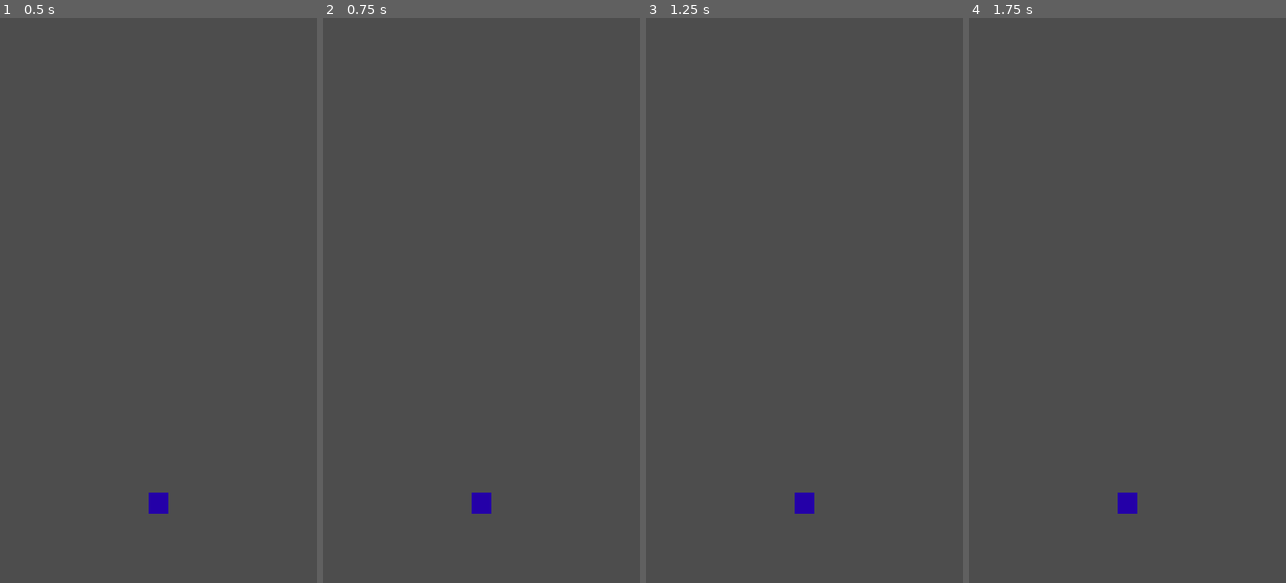
Above: before the commit, frames 1-4 (left to right).
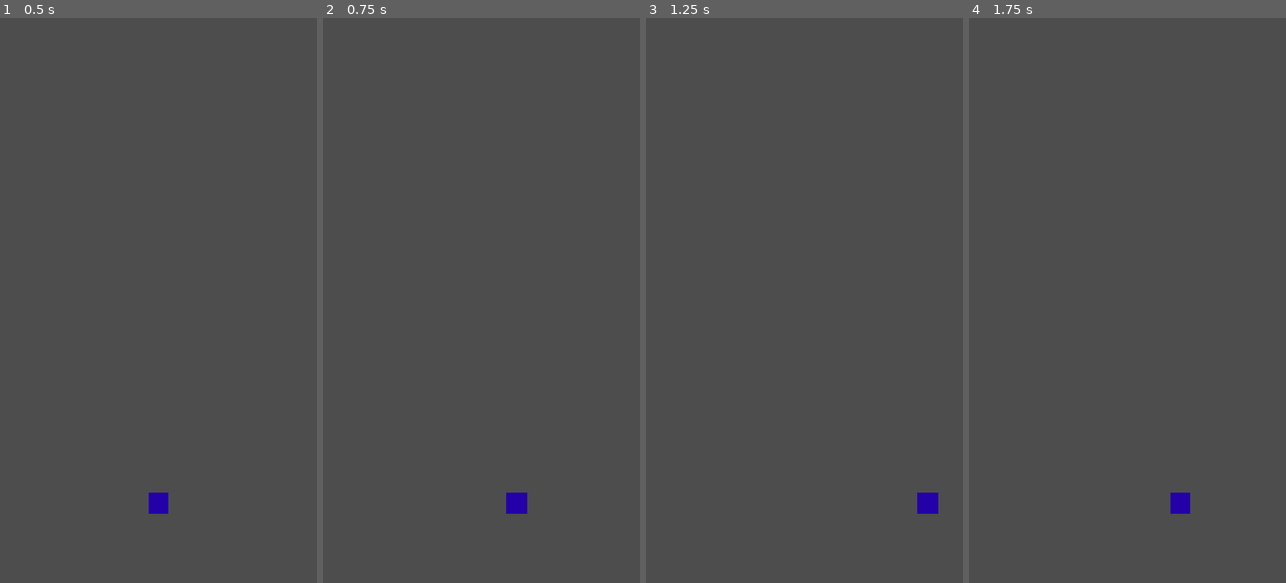
Above: after the commit, the same moments.

Repository: Amaan9136/dodge-game
Game: Godot game, scene res://main.tscn
Two runs of this game, one before a commit and one after it. Both use one fixed random seed, a clock stepped at 60 frames per second and the inputs below.
Inputs:
- Up to frame 1 (0.5 s): no input
- Up to frame 2 (0.75 s): tap Enter at 0.5 s; hold Right (move_right, bound only after the commit) from 0.53 s (still down)
- Up to frame 3 (1.25 s): keep holding Right (move_right, bound only after the commit)
- Up to frame 4 (1.75 s): release Right (move_right, bound only after the commit) at 1.28 s; hold Left (move_left, bound only after the commit) from 1.28 s (still down)

Frame 1 is identical in both runs. In frame 2, 0.5% of the frame differs, in the area x 46-65%, y 84-88%; in frame 3, 0.5%; in frame 4, 0.5%.

Commit message:
feat: add player movement with screen boundaries

Diff:
--- /dev/null
+++ b/dodge-game/player/player.gd
@@ -0,0 +1,14 @@
+extends CharacterBody2D
+
+@export var speed: float = 400.0
+
+func _physics_process(delta: float) -> void:
+	var direction := Input.get_axis("move_left", "move_right")
+	velocity.x = direction * speed
+	move_and_slide()
+	_clamp_to_screen()
+
+func _clamp_to_screen() -> void:
+	var half_width: float = 24.0
+	var screen_width: float = get_viewport_rect().size.x
+	position.x = clamp(position.x, half_width, screen_width - half_width)
--- a/dodge-game/player/player.tscn
+++ b/dodge-game/player/player.tscn
@@ -1,9 +1,12 @@
 [gd_scene format=3 uid="uid://b0xy5g5aeqfa4"]
+
+[ext_resource type="Script" uid="uid://c0sx7firq2h5" path="res://player/player.gd" id="1_oul6g"]
 
 [sub_resource type="RectangleShape2D" id="RectangleShape2D_7dm0k"]
 size = Vector2(48, 48)
 
 [node name="Player" type="CharacterBody2D" unique_id=1034703582]
+script = ExtResource("1_oul6g")
 
 [node name="Visual" type="ColorRect" parent="." unique_id=1527552473]
 offset_left = -24.0
--- a/dodge-game/project.godot
+++ b/dodge-game/project.godot
@@ -24,6 +24,21 @@
 window/stretch/mode="canvas_items"
 window/handheld/orientation=1
 
+[input]
+
+move_left={
+"deadzone": 0.2,
+"events": [Object(InputEventKey,"resource_local_to_scene":false,"resource_name":"","device":-1,"window_id":0,"alt_pressed":false,"shift_pressed":false,"ctrl_pressed":false,"meta_pressed":false,"pressed":false,"keycode":0,"physical_keycode":4194319,"key_label":0,"unicode":0,"location":0,"echo":false,"script":null)
+, Object(InputEventKey,"resource_local_to_scene":false,"resource_name":"","device":-1,"window_id":0,"alt_pressed":false,"shift_pressed":false,"ctrl_pressed":false,"meta_pressed":false,"pressed":false,"keycode":0,"physical_keycode":65,"key_label":0,"unicode":97,"location":0,"echo":false,"script":null)
+]
+}
+move_right={
+"deadzone": 0.2,
+"events": [Object(InputEventKey,"resource_local_to_scene":false,"resource_name":"","device":-1,"window_id":0,"alt_pressed":false,"shift_pressed":false,"ctrl_pressed":false,"meta_pressed":false,"pressed":false,"keycode":0,"physical_keycode":4194321,"key_label":0,"unicode":0,"location":0,"echo":false,"script":null)
+, Object(InputEventKey,"resource_local_to_scene":false,"resource_name":"","device":-1,"window_id":0,"alt_pressed":false,"shift_pressed":false,"ctrl_pressed":false,"meta_pressed":false,"pressed":false,"keycode":0,"physical_keycode":68,"key_label":0,"unicode":100,"location":0,"echo":false,"script":null)
+]
+}
+
 [physics]
 
 3d/physics_engine="Jolt Physics"
Not shown, added: dodge-game/player/player.gd.uid
